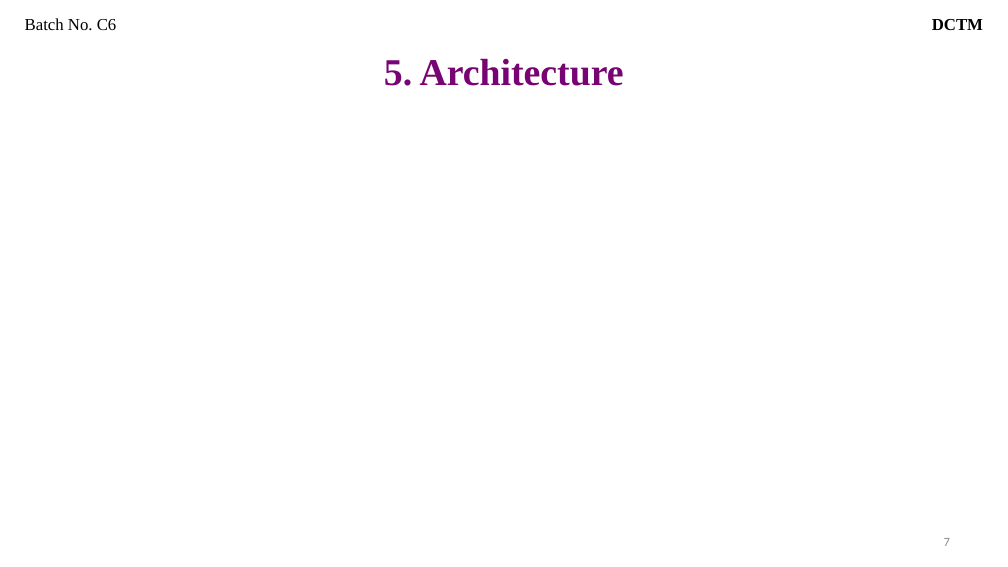
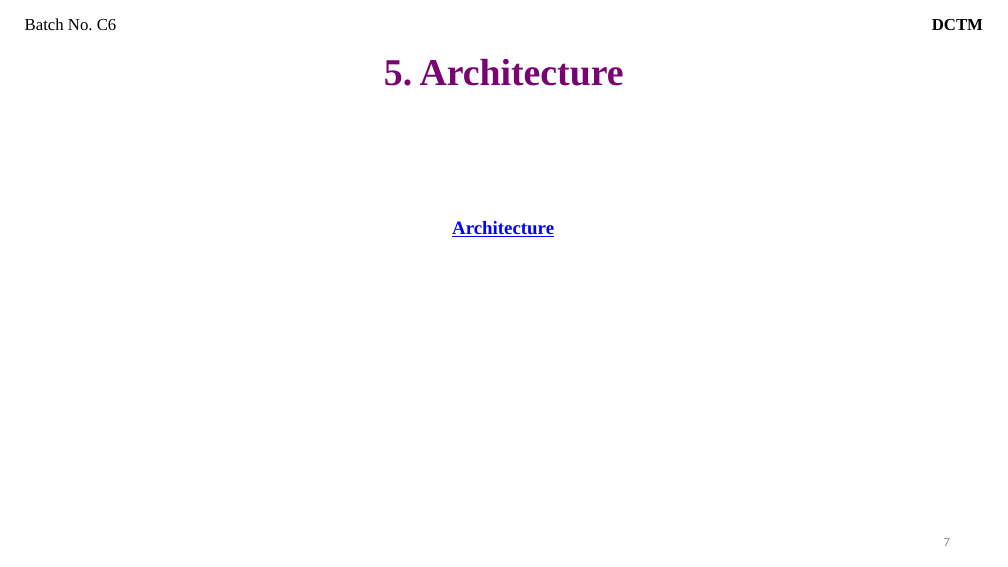
Before and after one commit to Thrinadh-25/DCTM, a slide deck: slide 7 of review 2/ppt main/review 2 c6 dctm.pptx. Drawn at 1008x567 pixels with LibreOffice and Linux fonts; fonts in the diff are those of the drawing. Boxes give left, top, right and bottom in pixels: in the first picture for what was removed or moved away, otherwise in the second. Text is boxed around its words. In the diff, an @@ line names an element or a change of style, - is before the commit and + after.

```diff
--- a/review 2/ppt main/review 2 c6 dctm.pptx
+++ b/review 2/ppt main/review 2 c6 dctm.pptx
@@ text added at [452, 221, 554, 237], 18 pt, text #0000FF, bold, underline @@
+Architecture
```
Also in this commit, not shown: 6 other slides changed, 1 slide removed, 4 other files.
